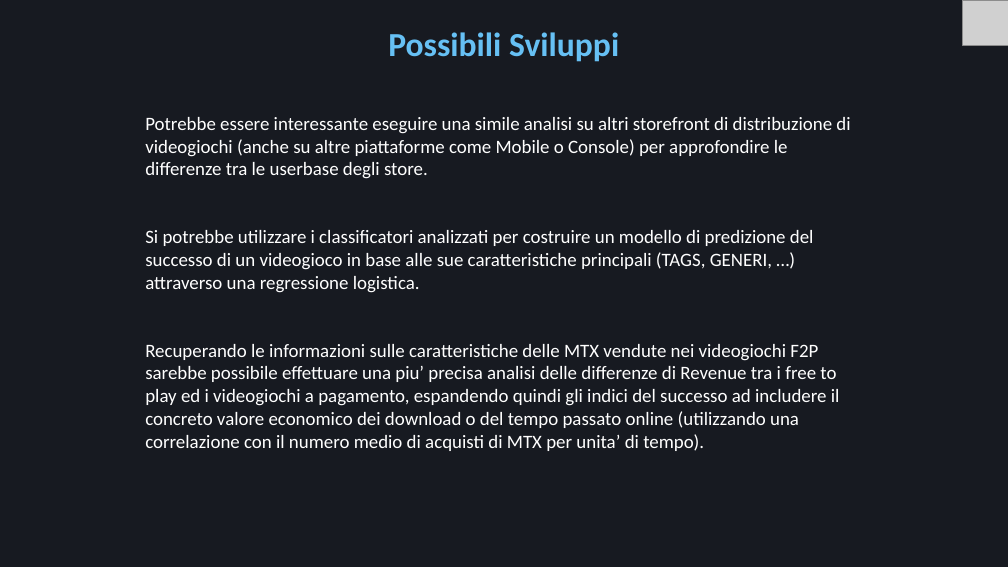
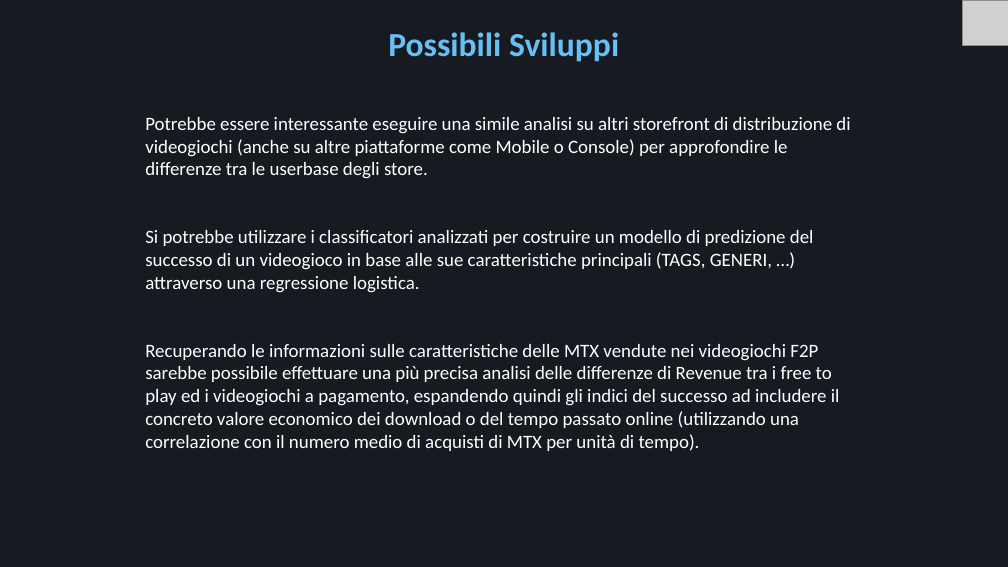
Before and after one commit to Mora11231/VisualizzazioneScientifica, a slide deck: slide 29 of Steam.pptx. Drawn at 1008x567 pixels with LibreOffice and Linux fonts; fonts in the diff are those of the drawing; grey boxes stand for pictures. Boxes give left, top, right and bottom in pixels: in the first picture for what was removed or moved away, otherwise in the second. Text is boxed around its words. In the diff, an @@ line names an element or a change of style, - is before the commit and + after.

```diff
--- a/Steam.pptx
+++ b/Steam.pptx
@@ text at <box>145,344,840,451</box>: text changed @@
-Recuperando le informazioni sulle caratteristiche delle MTX vendute nei videogiochi F2P sarebbe possibile effettuare una piu’ precisa analisi delle differenze di Revenue tra i free to play ed i videogiochi a pagamento, espandendo quindi gli indici del successo ad includere il concreto valore economico dei download o del tempo passato online (utilizzando una correlazione con il numero medio di acquisti di MTX per unita’ di tempo).
+Recuperando le informazioni sulle caratteristiche delle MTX vendute nei videogiochi F2P sarebbe possibile effettuare una più precisa analisi delle differenze di Revenue tra i free to play ed i videogiochi a pagamento, espandendo quindi gli indici del successo ad includere il concreto valore economico dei download o del tempo passato online (utilizzando una correlazione con il numero medio di acquisti di MTX per unità di tempo).
```
Also in this commit, not shown: 13 other slides changed.
